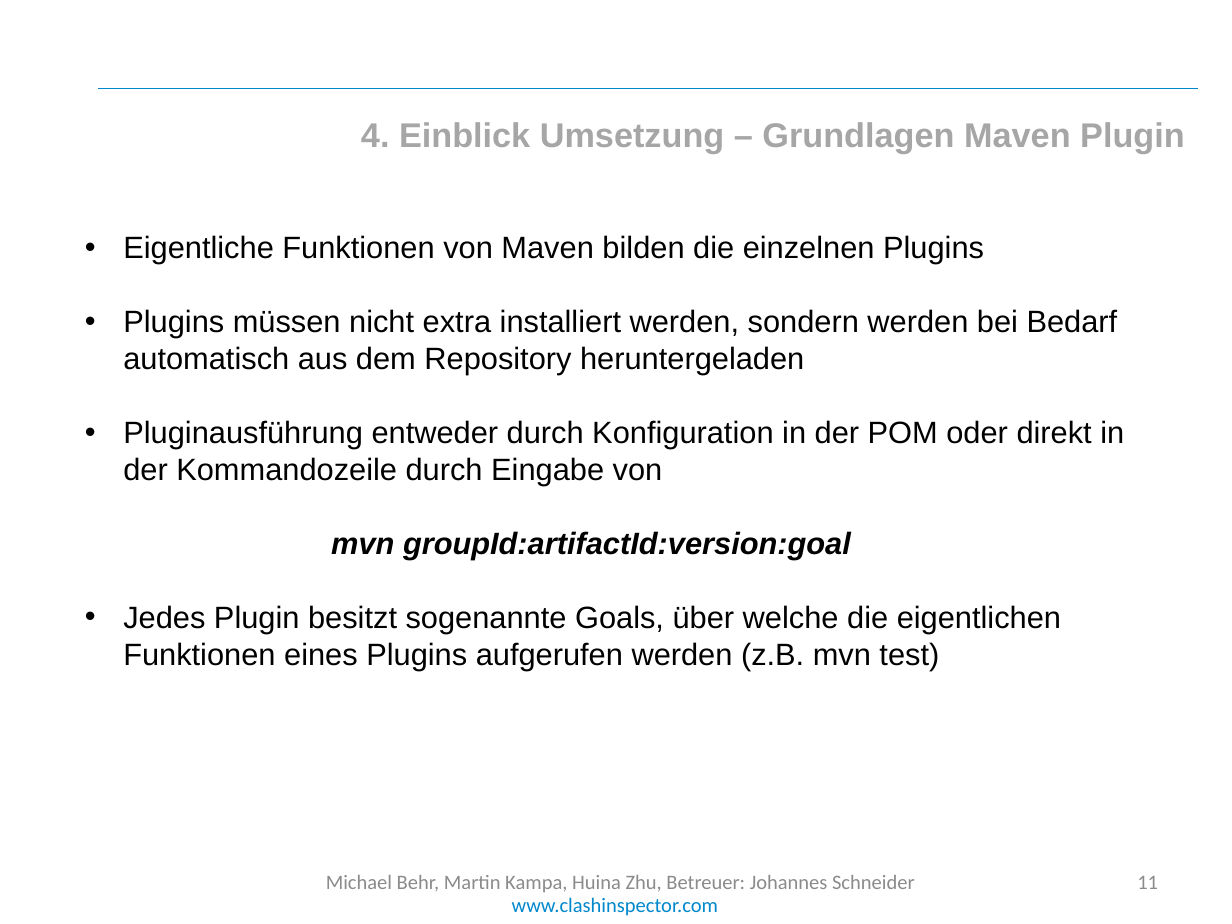
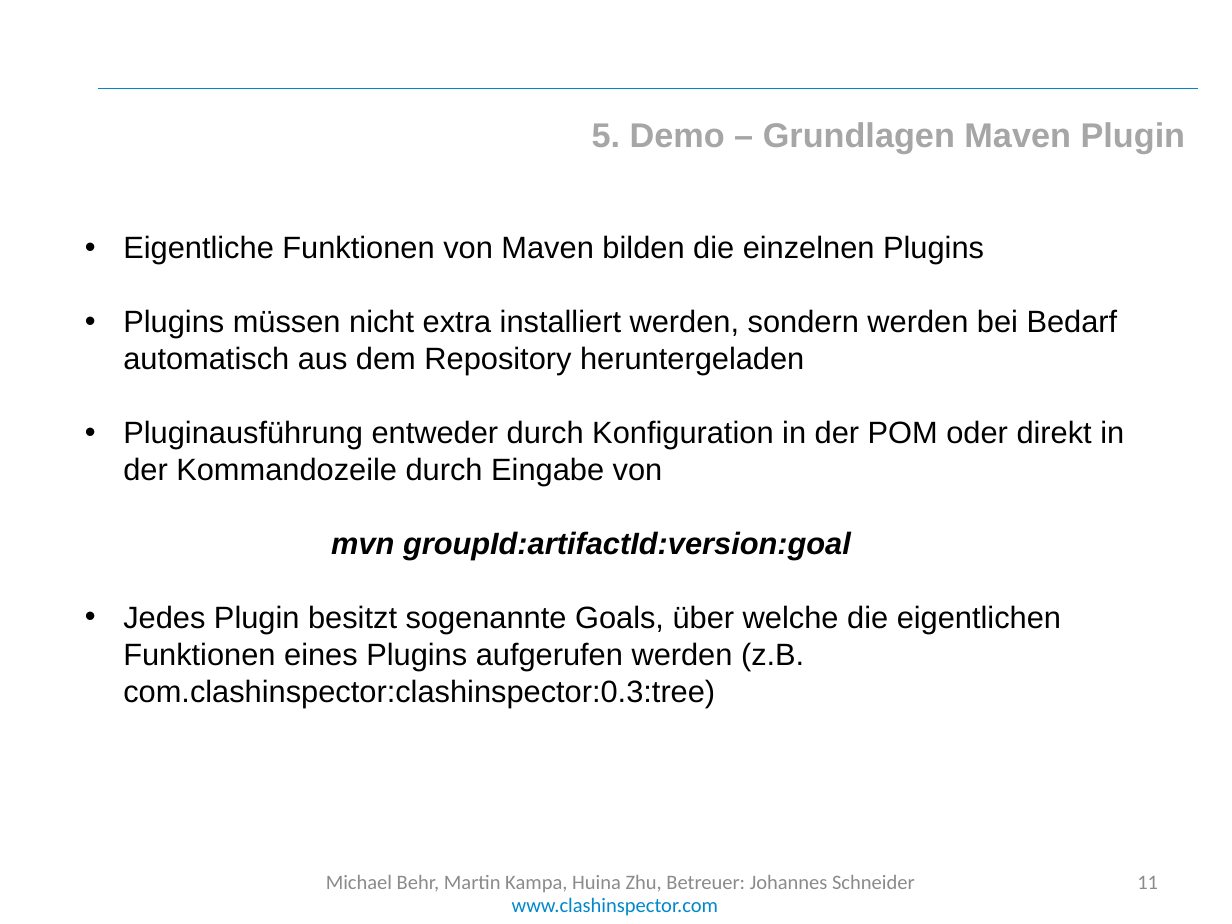
Before and after one commit to cedarsoft/clashinspector.com, a slide deck: slide 11 of presentation/Jahresprojekt Zwischenpräsentation.pptx. Drawn at 1232x924 pixels with LibreOffice and Linux fonts; fonts in the diff are those of the drawing; background and template pictures are left out. Boxes give left, top, right and bottom in pixels: in the first picture for what was removed or moved away, otherwise in the second. Text is boxed around its words. In the diff, an @@ line names an element or a change of style, - is before the commit and + after.

```diff
--- a/presentation/Jahresprojekt Zwischenpräsentation.pptx
+++ b/presentation/Jahresprojekt Zwischenpräsentation.pptx
@@ text at (592, 122, 1186, 154): text changed @@
-4. Einblick Umsetzung – Grundlagen Maven Plugin
+5. Demo – Grundlagen Maven Plugin
@@ text at (123, 605, 1061, 708): text changed @@
-• Jedes Plugin besitzt sogenannte Goals, über welche die eigentlichen Funktionen eines Plugins aufgerufen werden (z.B. mvn test)
+• Jedes Plugin besitzt sogenannte Goals, über welche die eigentlichen Funktionen eines Plugins aufgerufen werden (z.B. com.clashinspector:clashinspector:0.3:tree)
```
Also in this commit, not shown: 10 other slides changed, 2 slides added, 20 other files.
